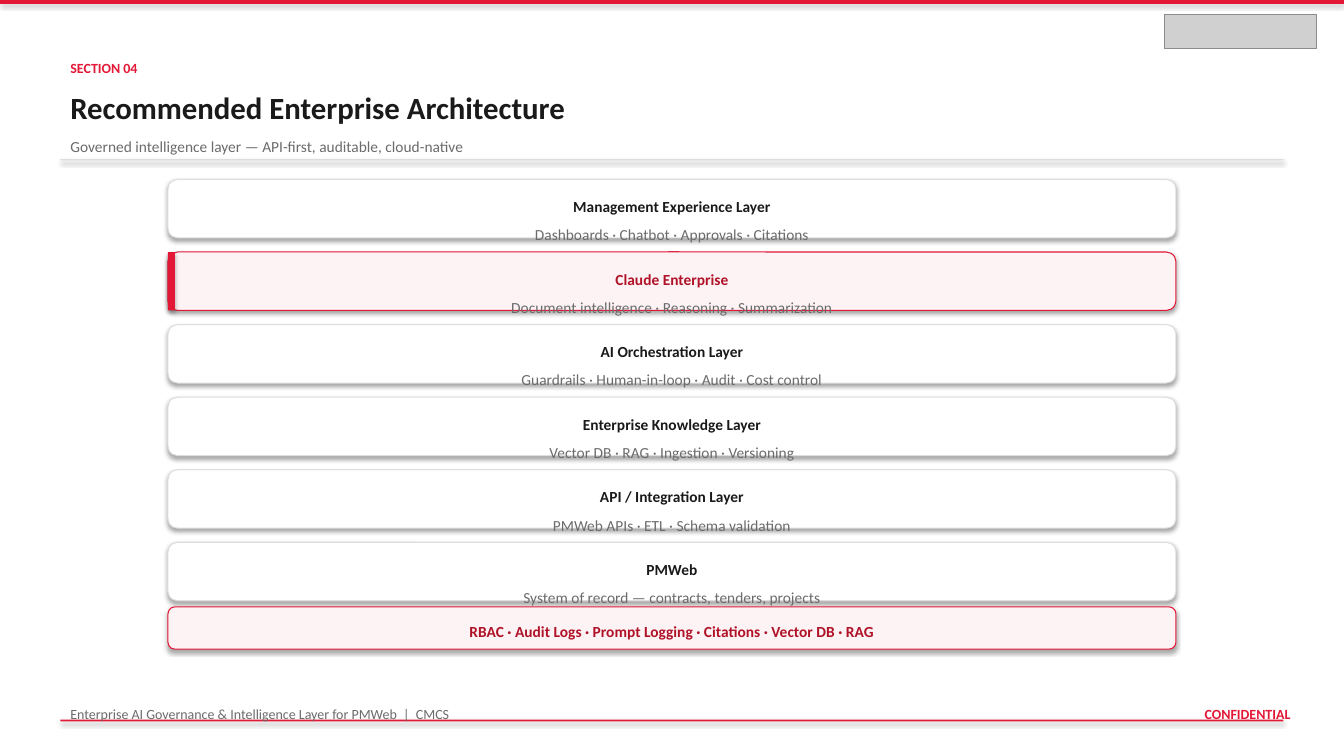
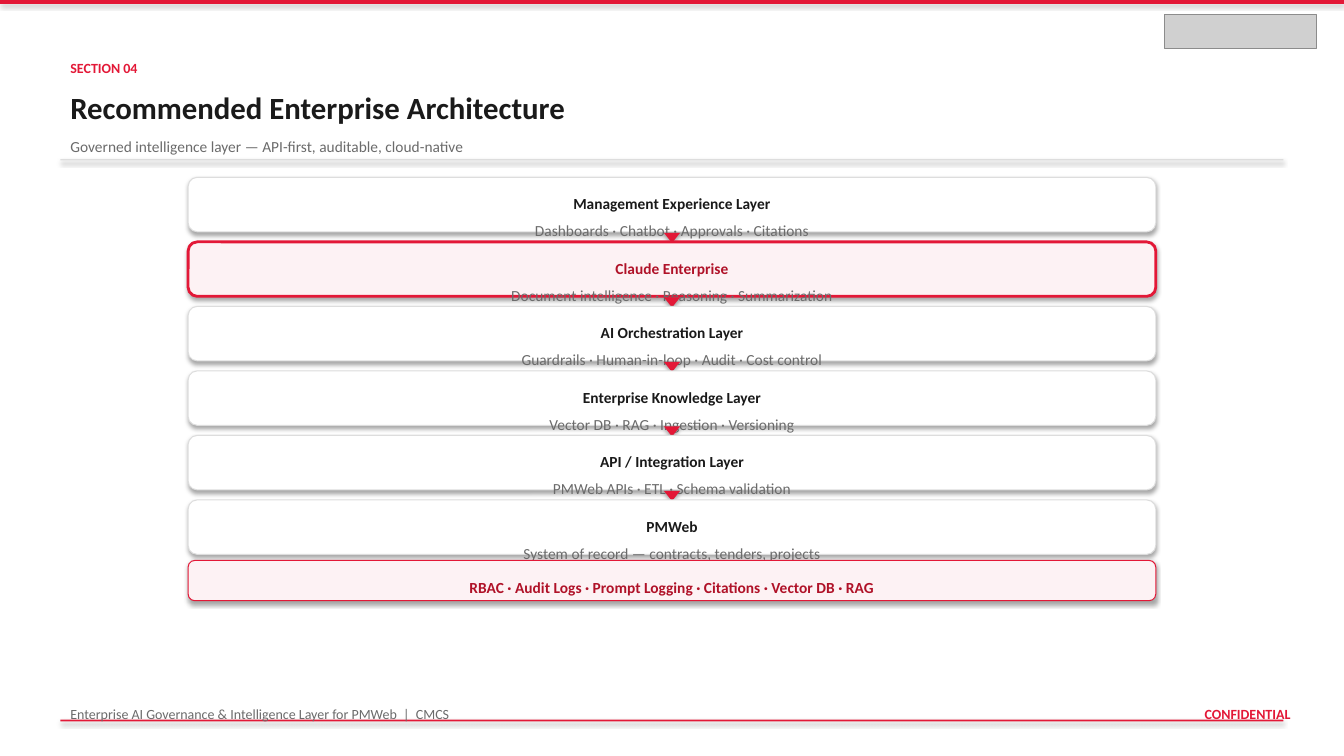
Before and after one commit to vishnushankar9024/procurehubibi, a slide deck: slide 16 of output/DAMAC_PMWeb_AI_Governance_Intelligence_Layer.pptx. Drawn at 1344x756 pixels with LibreOffice and Linux fonts; fonts in the diff are those of the drawing; grey boxes stand for pictures. Boxes give left, top, right and bottom in pixels: in the first picture for what was removed or moved away, otherwise in the second. Text is boxed around its words. In the diff, an @@ line names an element or a change of style, - is before the commit and + after.

```diff
--- a/output/DAMAC_PMWeb_AI_Governance_Intelligence_Layer.pptx
+++ b/output/DAMAC_PMWeb_AI_Governance_Intelligence_Layer.pptx
@@ rounded rectangle: place and size @@
-rounded rectangle at [168, 179, 1177, 238]
+rounded rectangle at [189, 177, 1156, 232]
@@ text "Dashboards · Chatbot · Approvals ...": place and size @@
-text "Dashboards · Chatbot · Approvals ..." at [535, 229, 809, 243]
+text "Dashboards · Chatbot · Approvals ..." at [535, 225, 809, 241]
@@ text in triangle at [664, 233, 681, 243]: text removed @@
-▼
@@ triangle at [664, 233, 681, 243]: fill none to #E31837; shadow on; rotation 0 to 180 degrees @@
@@ rectangle removed at [168, 252, 175, 311] @@
@@ rounded rectangle: place and size @@
-rounded rectangle at [168, 252, 1177, 311]
+rounded rectangle at [189, 242, 1156, 296]
@@ rounded rectangle at [189, 242, 1156, 296]: outline #E31837 0.75 pt to #E31837 2 pt @@
@@ text "Claude Enterprise": place and size @@
-text "Claude Enterprise" at [615, 274, 728, 288]
+text "Claude Enterprise" at [615, 263, 728, 277]
@@ text "Document intelligence · Reasoning · ...": place and size @@
-text "Document intelligence · Reasoning · ..." at [511, 302, 832, 316]
+text "Document intelligence · Reasoning · ..." at [511, 290, 832, 306]
@@ triangle added at [664, 297, 681, 308], fill #E31837 @@
@@ rounded rectangle: place and size @@
-rounded rectangle at [168, 325, 1177, 383]
+rounded rectangle at [189, 307, 1156, 361]
@@ text "AI Orchestration Layer": place and size @@
-text "AI Orchestration Layer" at [601, 346, 743, 360]
+text "AI Orchestration Layer" at [601, 327, 743, 341]
@@ text removed at [658, 312, 687, 326] @@
-▼
@@ text "Guardrails · Human-in-loop · Audit ...": place and size @@
-text "Guardrails · Human-in-loop · Audit ..." at [521, 374, 821, 388]
+text "Guardrails · Human-in-loop · Audit ..." at [522, 354, 821, 370]
@@ rounded rectangle: place and size @@
-rounded rectangle at [168, 397, 1177, 456]
+rounded rectangle at [189, 371, 1156, 425]
@@ text "Enterprise Knowledge Layer": place and size @@
-text "Enterprise Knowledge Layer" at [583, 419, 761, 433]
+text "Enterprise Knowledge Layer" at [583, 392, 761, 406]
@@ text removed at [658, 384, 687, 398] @@
-▼
@@ triangle added at [664, 362, 681, 372], fill #E31837 @@
@@ text "Vector DB · RAG · ...": place and size @@
-text "Vector DB · RAG · ..." at [549, 447, 795, 461]
+text "Vector DB · RAG · ..." at [549, 419, 795, 435]
@@ rounded rectangle: place and size @@
-rounded rectangle at [168, 542, 1177, 601]
+rounded rectangle at [189, 436, 1156, 490]
@@ text "API / Integration Layer": place and size @@
-text "API / Integration Layer" at [600, 491, 743, 505]
+text "API / Integration Layer" at [600, 456, 744, 470]
@@ triangle added at [664, 426, 681, 437], fill #E31837 @@
@@ text "PMWeb APIs · ETL · ...": place and size @@
-text "PMWeb APIs · ETL · ..." at [553, 520, 790, 532]
+text "PMWeb APIs · ETL · ..." at [553, 483, 790, 496]
@@ text removed at [658, 457, 687, 471] @@
-▼
@@ rounded rectangle: place and size @@
-rounded rectangle at [168, 470, 1177, 528]
+rounded rectangle at [189, 500, 1156, 555]
@@ text "PMWeb": place and size @@
-text "PMWeb" at [646, 564, 697, 575]
+text "PMWeb" at [646, 521, 697, 532]
@@ triangle added at [664, 491, 681, 501], fill #E31837 @@
@@ text "System of record — contracts, ..." rewrapped from [523, 590, 820, 608] to [523, 548, 820, 561] @@
@@ text removed at [658, 529, 687, 543] @@
-▼
@@ rounded rectangle: place and size @@
-rounded rectangle at [168, 607, 1177, 649]
+rounded rectangle at [189, 561, 1156, 601]
@@ text "RBAC · Audit Logs · ...": place and size @@
-text "RBAC · Audit Logs · ..." at [469, 626, 874, 640]
+text "RBAC · Audit Logs · ..." at [469, 582, 874, 596]
```
Also in this commit, not shown: 2 other slides changed, 1 other file.
